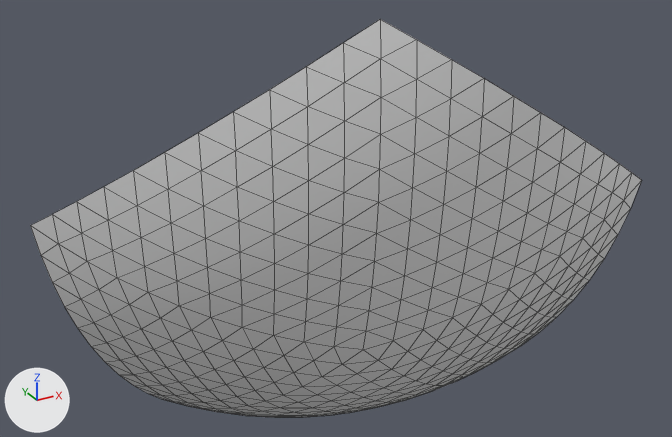
Renders of the Blender file Assets/Models/Planet/Planet water part 10.blend from each side of a commit.
Camera for both pictures: a camera (50 mm lens) standing at (-0.766, -1.571, 0.35) and looking at (-0.167, -0.481, -0.195). Every picture has the same lights, and +X, +Y and +Z are marked at lower left. Mesh edges are drawn as thin lines.

Objects in the first picture: 'Planet water part 10'.
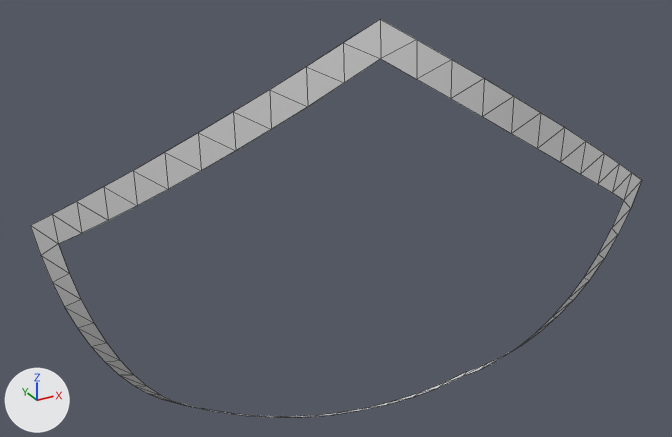
Commit message: work on stone quarry (part 10+water pt 10) and antarctic (part 12)

Pixel boxes [x1, y1, x2, y2] of what changed, in the pictures (672 x 437 px):
part 1 of me_planet_water_part_10, deleted: before [58, 59, 624, 417]

Edits to the bpy script that builds the scene:
```text
Change me_planet_water_part_10:
    used by ob_planet_water_part_10; location = (0.0, 0.0, 0.0)
    remove me_planet_water_part_10.from_pydata(...)  # 331 vertices, 605 faces; spans x -0.583..0.223, y -0.733..-0.262, z -0.624..0.137
    add me_planet_water_part_10.from_pydata(...)  # 105 vertices, 105 faces; spans x -0.583..0.223, y -0.733..-0.262, z -0.624..0.137
    me_planet_water_part_10 part 1
    226 vertices are removed from x -0.528..0.147, y -0.729..-0.341, z -0.579..0.051
    500 faces are deleted
```
